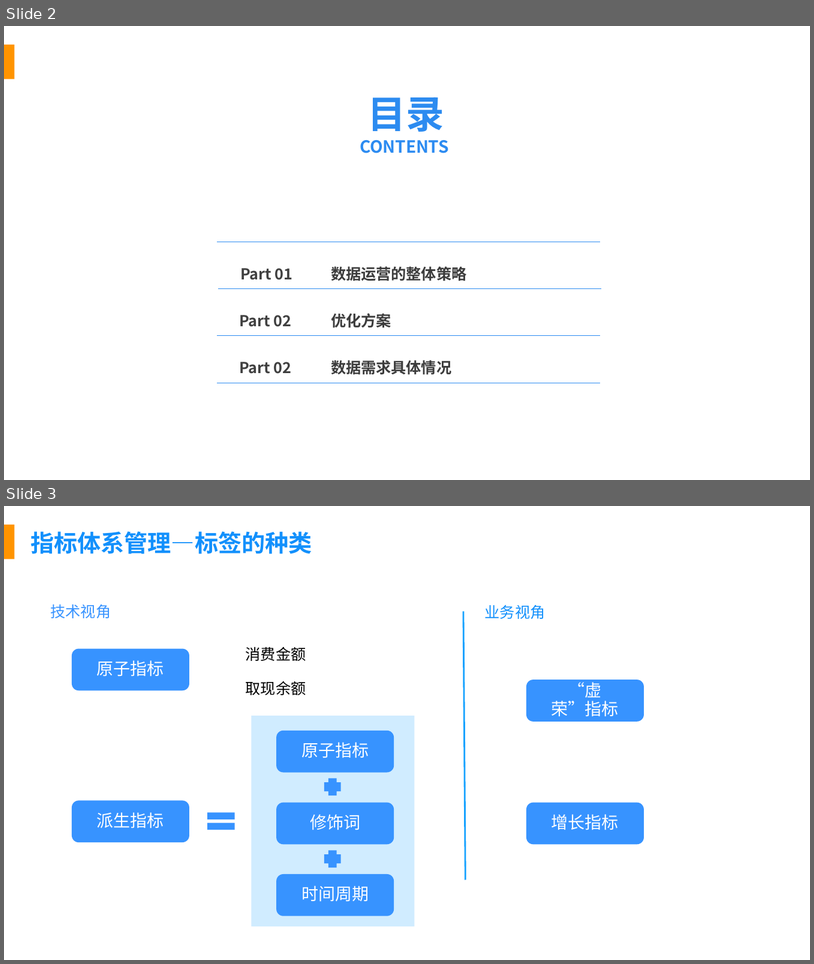
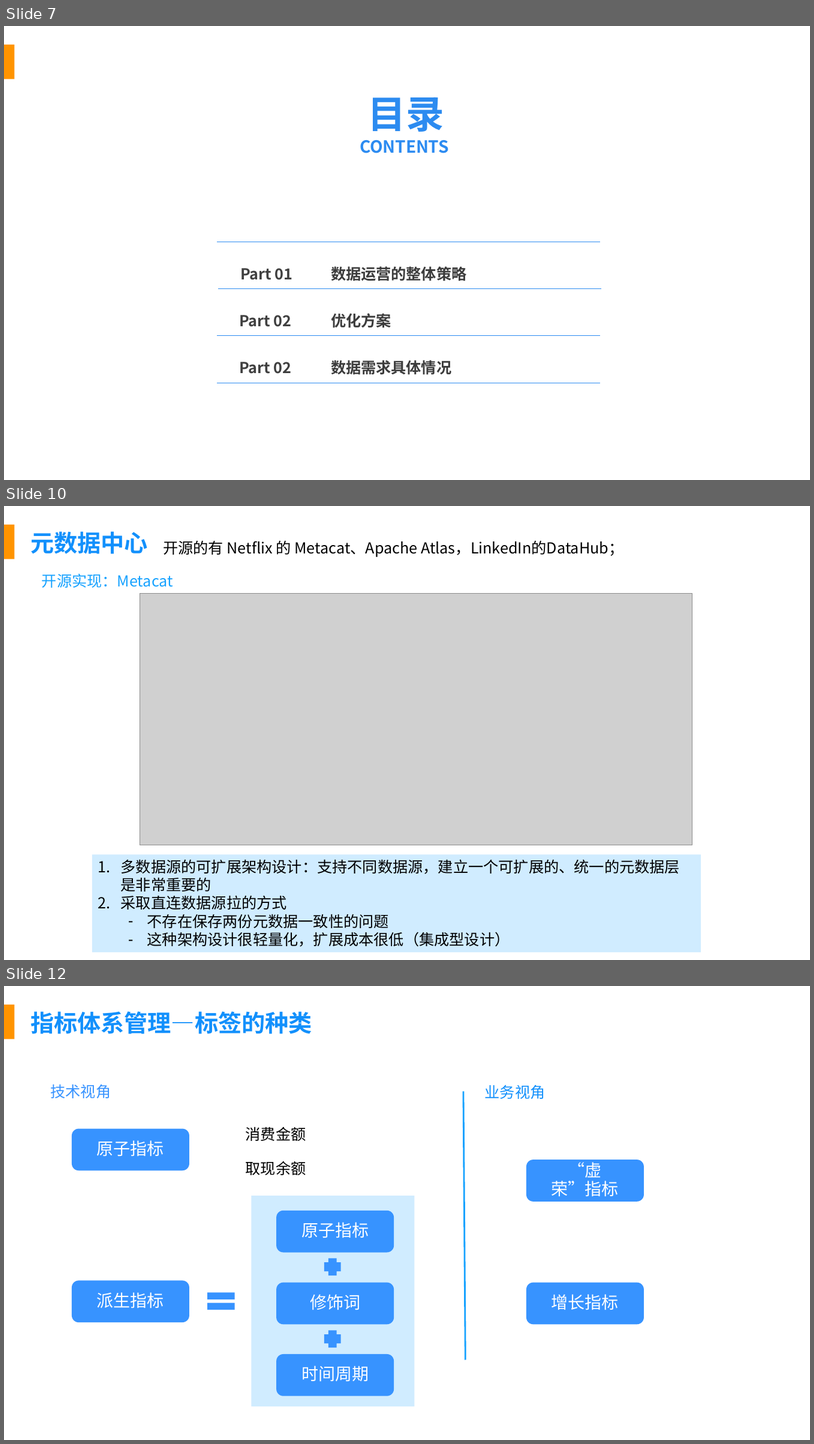
Before and after one commit to fancyChuan/reading-mindmap, a slide deck: PPT/数据建设知识体系.pptx. Shown one above the other, each under a label of ours: slides 2 and 3 before the commit, slides 7, 10 and 12 after it; the slides between them are not shown. The pictures are 814x964 and 814x1444 pixels, drawn with LibreOffice and Linux fonts; fonts in the diff are those of the drawing; grey boxes stand for pictures; background and template pictures are left out. Boxes give left, top, right and bottom in pixels: in the first picture for what was removed or moved away, otherwise in the second. Text is boxed around its words. In the diff, an @@ line names an element or a change of style, - is before the commit and + after.

```diff
--- a/PPT/数据建设知识体系.pptx
+++ b/PPT/数据建设知识体系.pptx
@@ slide 10 added at box(4, 506, 810, 960), background #FFFFFF; not listed: 1 template element that a slide beside it also shows @@
@@ text added at box(30, 531, 148, 554), 28 pt, text #1290FC, bold @@
+元数据中心
@@ text added at box(163, 540, 624, 557), 18 pt, text #000000 @@
+开源的有 Netflix 的 Metacat、Apache Atlas，LinkedIn的DataHub；
@@ text added at box(42, 573, 173, 588), 18 pt, text #16A2FF @@
+开源实现：Metacat
@@ picture added at box(140, 593, 692, 845) @@
@@ rectangle added at box(92, 855, 702, 952), fill #D0ECFF, 18 pt, text #000000 @@
+1. 多数据源的可扩展架构设计：支持不同数据源，建立一个可扩展的、统一的元数据层是非常重要的
+2. 采取直连数据源拉的方式
+  – 不存在保存两份元数据一致性的问题
+  – 这种架构设计很轻量化，扩展成本很低（集成型设计）
@@ what was slide 2 is now slide 7 @@
@@ what was slide 3 is now slide 12 @@
```
Also in this commit, not shown: 1 slide changed, 8 other slides added.
